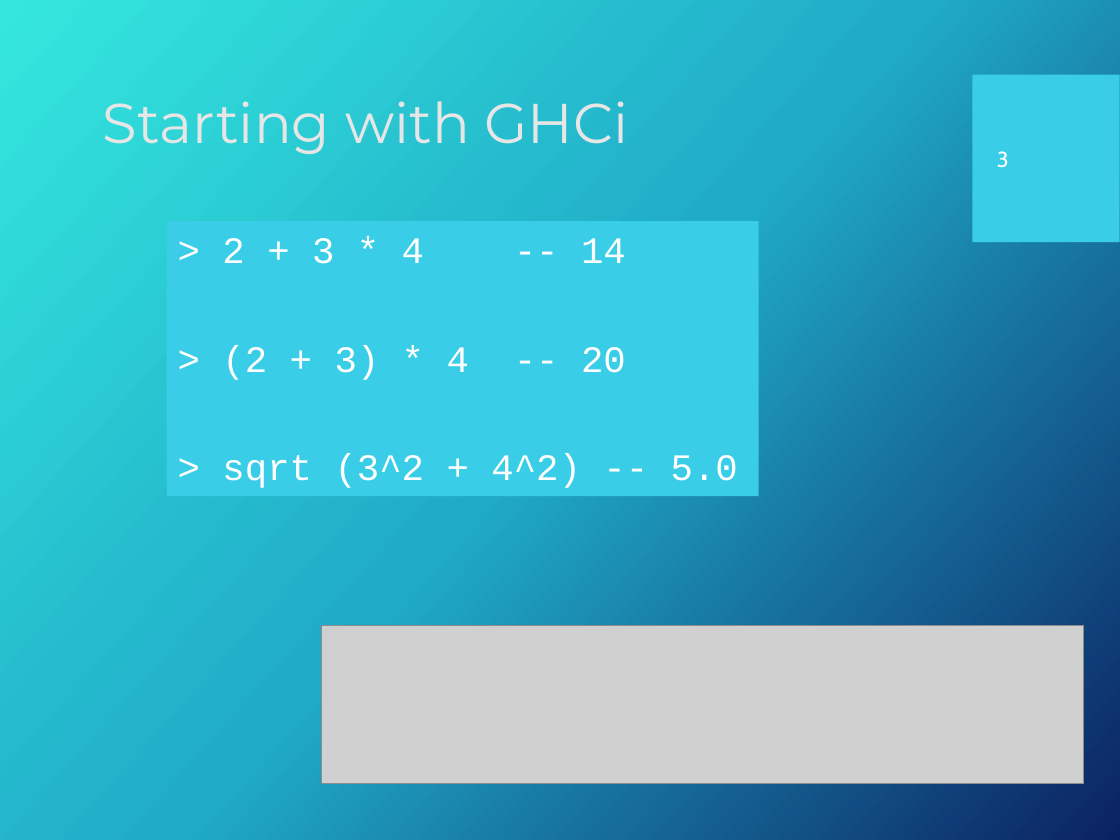
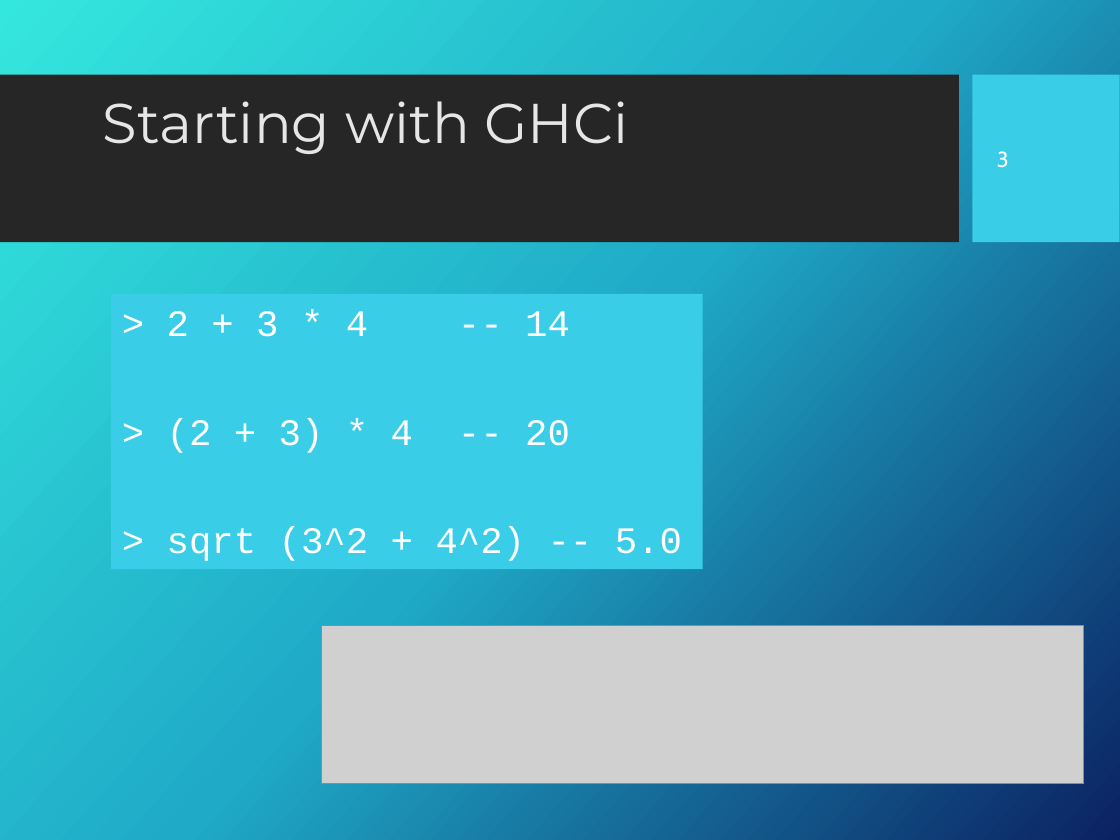
Before and after one commit to Fun-Prog-26/fun-prog-26, a slide deck: slide 4 of topic02-first-steps/unit-02a-lectures/talk-2/b-first-steps.pptx. Drawn at 1120x840 pixels with LibreOffice and Linux fonts; fonts in the diff are those of the drawing; grey boxes stand for pictures; background and template pictures are left out. Boxes give left, top, right and bottom in pixels: in the first picture for what was removed or moved away, otherwise in the second. Text is boxed around its words. In the diff, an @@ line names an element or a change of style, - is before the commit and + after.

```diff
--- a/topic02-first-steps/unit-02a-lectures/talk-2/b-first-steps.pptx
+++ b/topic02-first-steps/unit-02a-lectures/talk-2/b-first-steps.pptx
@@ rectangle added at [0, 75, 959, 243], fill #262626 @@
@@ rectangle "> 2 + 3 * ...": place and size @@
-rectangle "> 2 + 3 * ..." at [167, 221, 759, 496]
+rectangle "> 2 + 3 * ..." at [111, 293, 703, 569]
```
Also in this commit, not shown: 4 other slides changed, 1 slide added, 6 other files.
